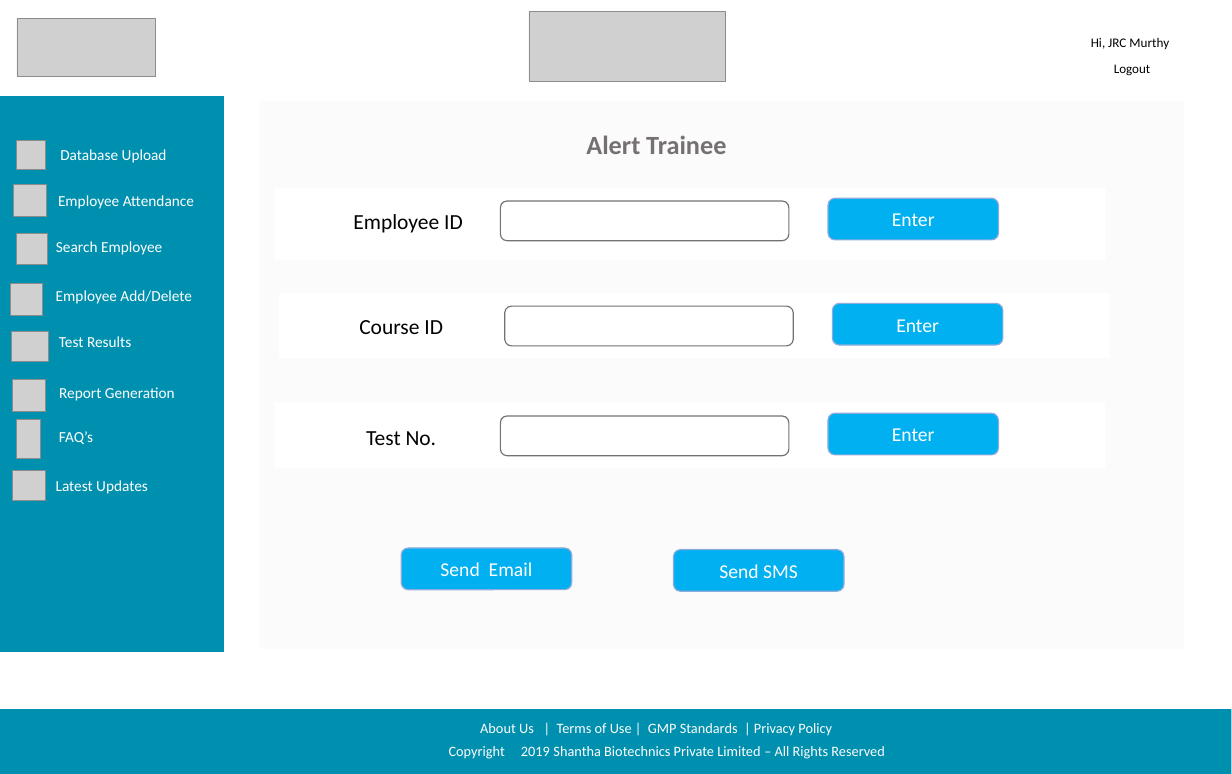
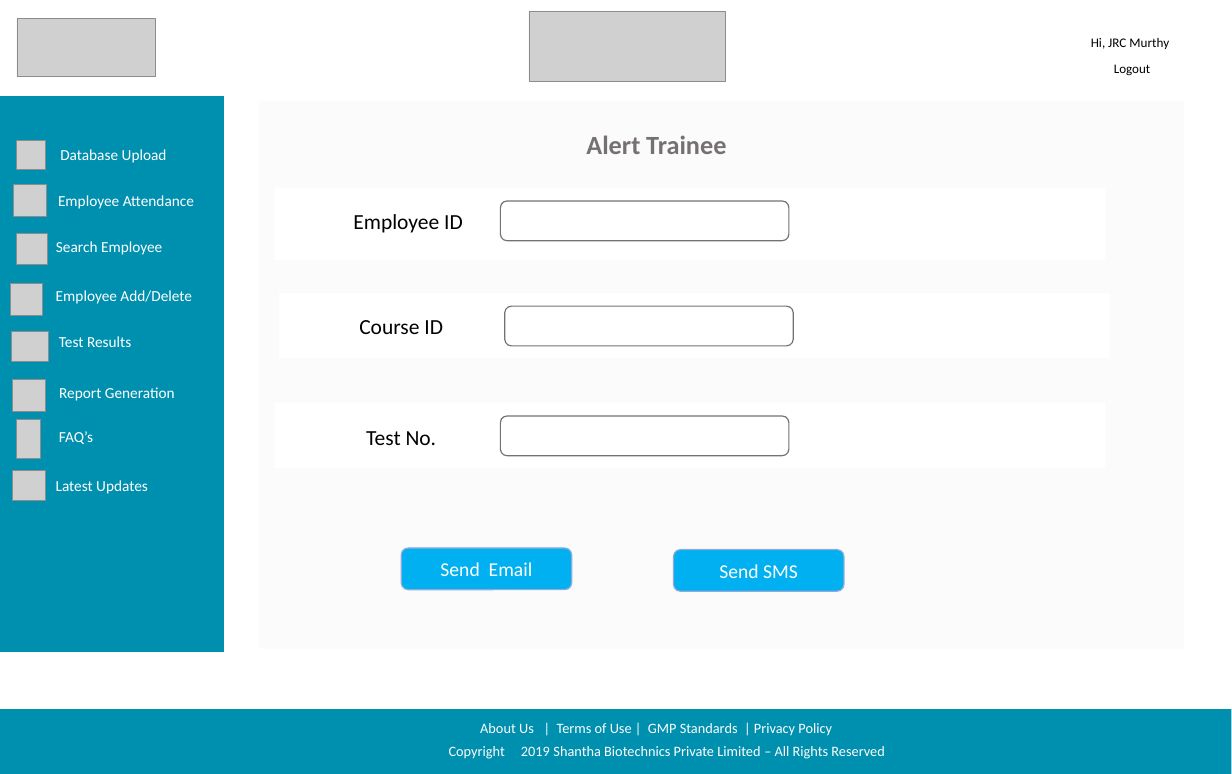
Before and after one commit to sarthakbhutani/Shantha_sih2019, a slide deck: slide 9 of Documentation/Screen Designs/Shanta Sanofi Screen Designs.pptx. Drawn at 1232x774 pixels with LibreOffice and Linux fonts; fonts in the diff are those of the drawing; grey boxes stand for pictures; background and template pictures are left out. Boxes give left, top, right and bottom in pixels: in the first picture for what was removed or moved away, otherwise in the second. Text is boxed around its words. In the diff, an @@ line names an element or a change of style, - is before the commit and + after.

```diff
--- a/Documentation/Screen Designs/Shanta Sanofi Screen Designs.pptx
+++ b/Documentation/Screen Designs/Shanta Sanofi Screen Designs.pptx
@@ rounded rectangle removed at (828, 198, 998, 239) @@
-Enter
@@ rounded rectangle removed at (832, 303, 1002, 345) @@
-Enter
@@ rounded rectangle removed at (828, 413, 998, 454) @@
-Enter
```
Also in this commit, not shown: 3 other slides changed.
